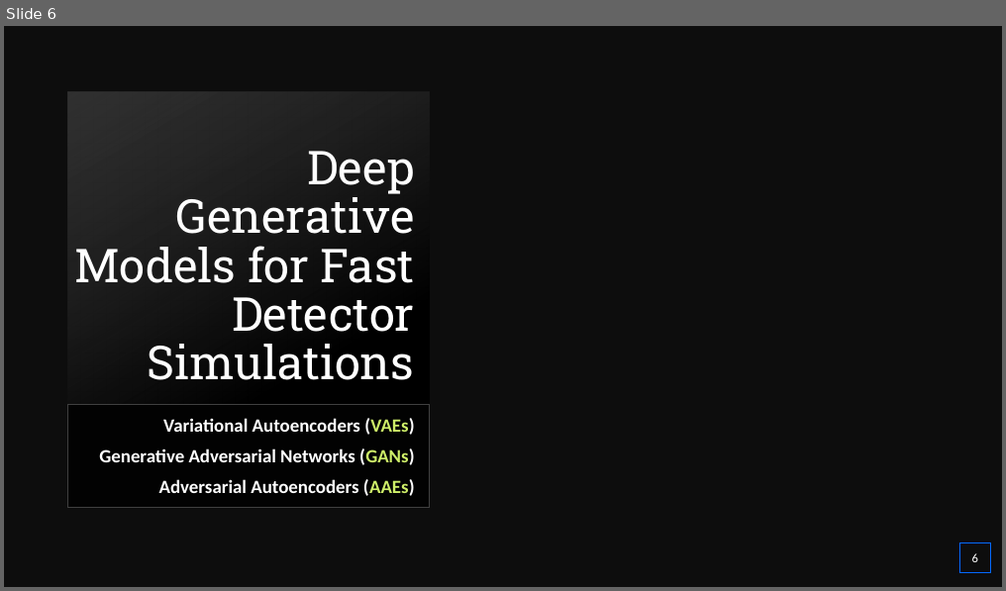
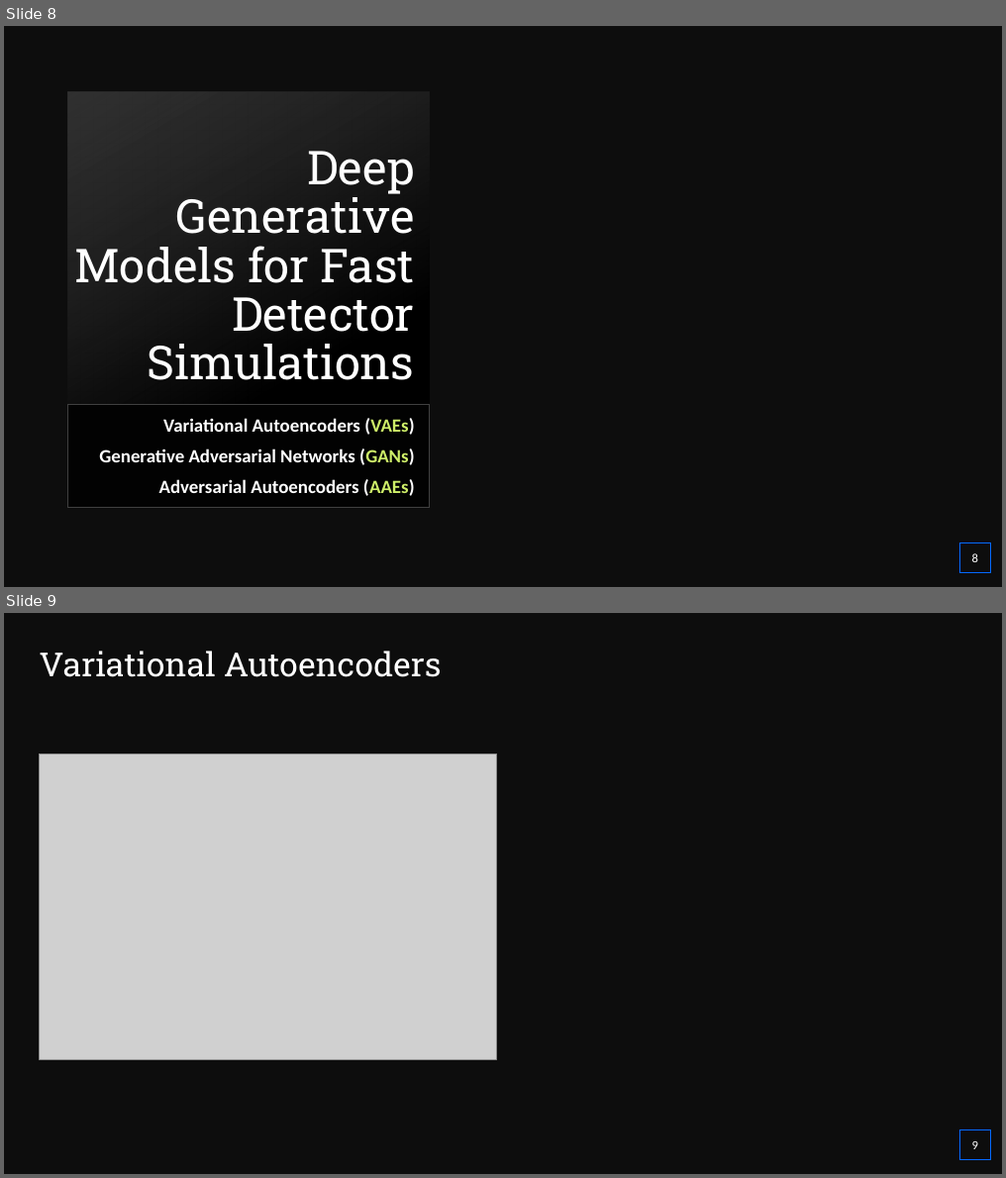
Before and after one commit to PsycheShaman/MSc-thesis, a slide deck: TRD Meeting Presentation.pptx. Shown one above the other, each under a label of ours: slide 6 before the commit, slides 8 and 9 after it. The pictures are 1006x591 and 1006x1178 pixels, drawn with LibreOffice and Linux fonts; fonts in the diff are those of the drawing; grey boxes stand for pictures; background and template pictures are left out. Boxes give left, top, right and bottom in pixels: in the first picture for what was removed or moved away, otherwise in the second. Text is boxed around its words. In the diff, an @@ line names an element or a change of style, - is before the commit and + after.

```diff
--- a/TRD Meeting Presentation.pptx
+++ b/TRD Meeting Presentation.pptx
@@ slide 9 added at [4,613,1002,1174], background #0D0D0D @@
@@ title added at [40,651,441,677], 32 pt, text #FFFFFF @@
+Variational Autoencoders
@@ picture added at [40,755,497,1059] @@
@@ page number added at [960,1131,991,1160], outline #056AFF 0.75 pt, 12 pt, text #FFFFFF @@
+9
@@ what was slide 6 is now slide 8 @@
@@ page number at [972,554,978,563]: text changed @@
-6
+8
```
Also in this commit, not shown: 1 slide changed, 5 other slides added.
